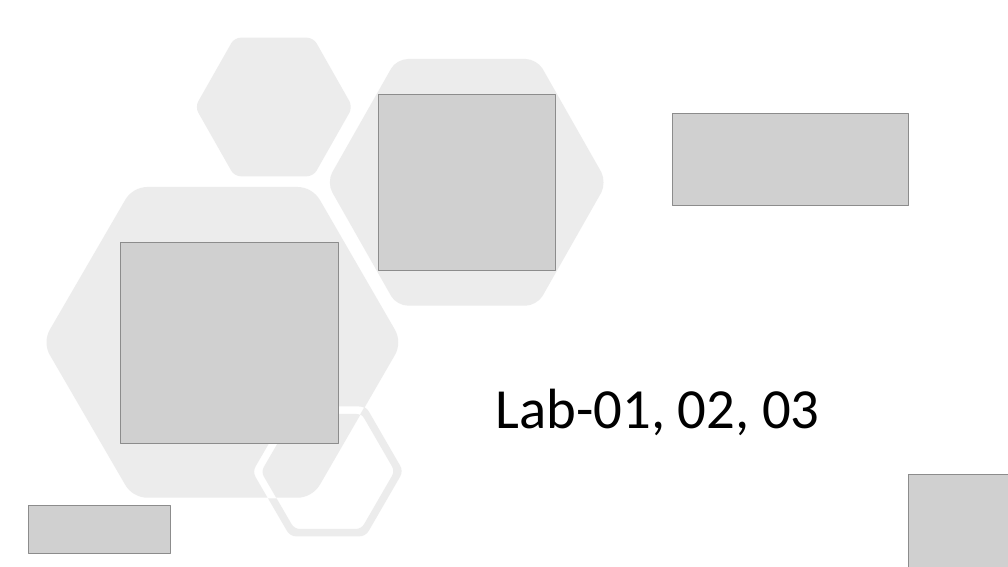
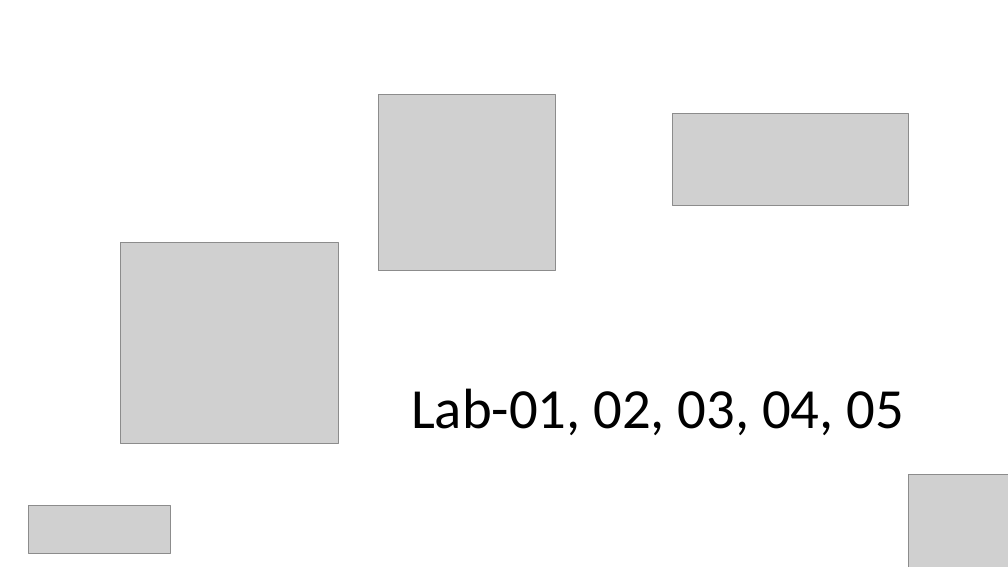
Before and after one commit to Infrastructure-AsCode/aks-101, a slide deck: slide 18 of slides/k8s-101.pptx (slide 24 before the commit). Drawn at 1008x567 pixels with LibreOffice and Linux fonts; fonts in the diff are those of the drawing; grey boxes stand for pictures. Boxes give left, top, right and bottom in pixels: in the first picture for what was removed or moved away, otherwise in the second. Text is boxed around its words. In the diff, an @@ line names an element or a change of style, - is before the commit and + after.

```diff
--- a/slides/k8s-101.pptx
+++ b/slides/k8s-101.pptx
@@ freeform shape removed at [47, 38, 604, 537] @@
@@ text at [411, 388, 903, 435]: text changed @@
-Lab-01, 02, 03
+Lab-01, 02, 03, 04, 05
```
Also in this commit, not shown: 11 other slides changed, 1 slide added, 7 slides removed, 2 other files.
